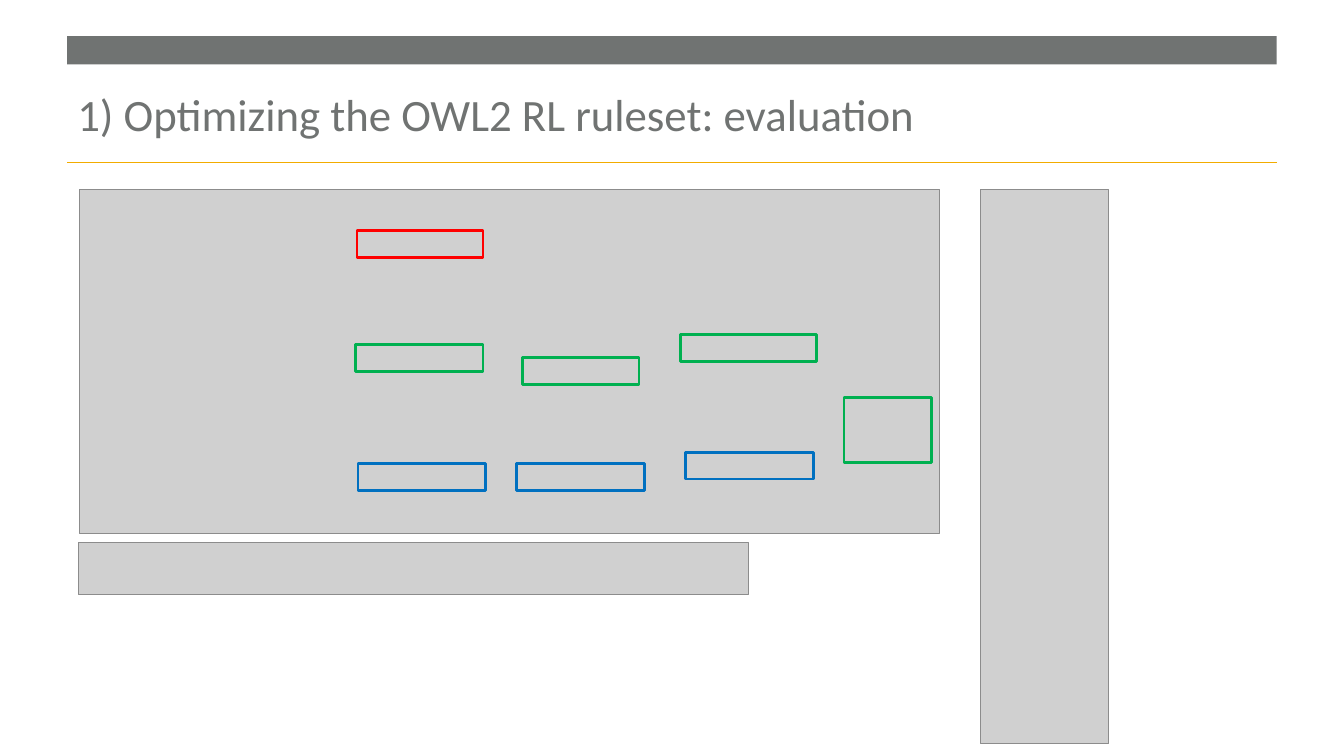
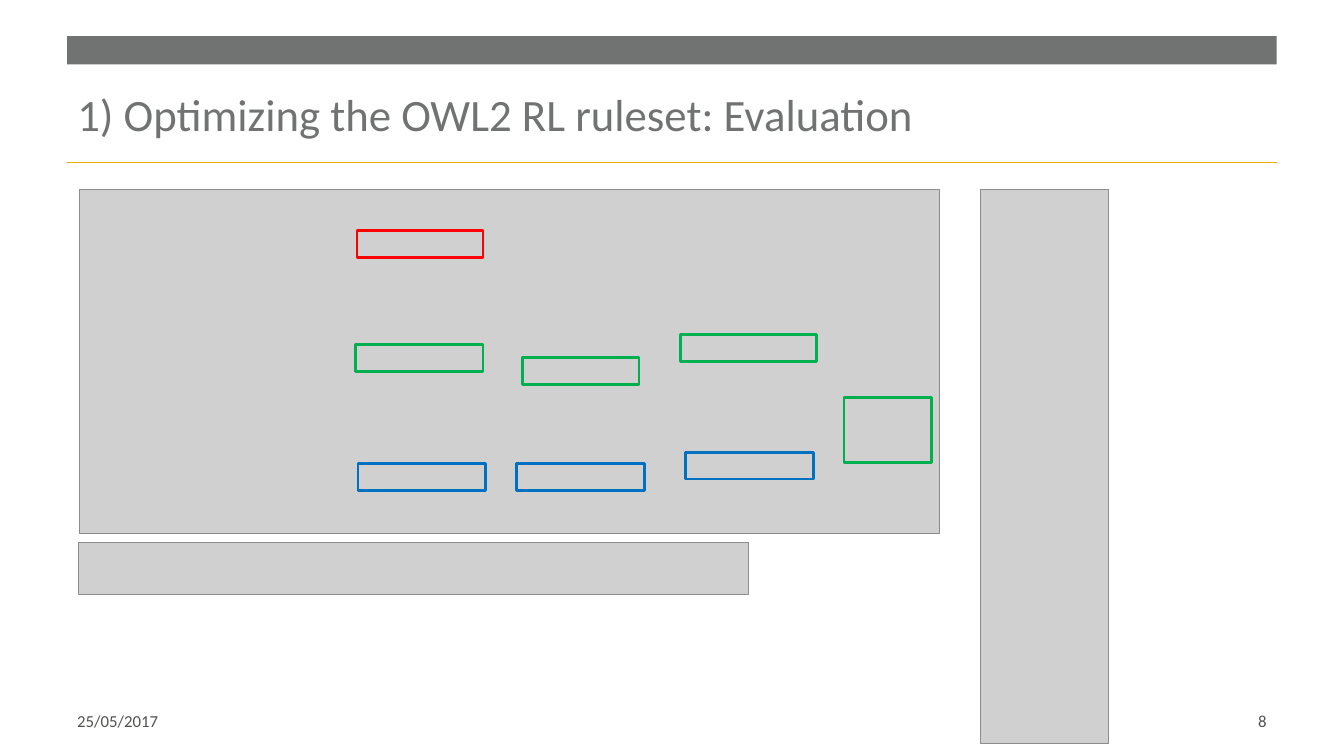
Before and after one commit to RuleML/ruleml-website, a slide deck: slide 8 of talks/WilliamVanWoensel-BottomUpOWL2RL-RuleMLWebinar-2017-05-26.pptx. Drawn at 1344x756 pixels with LibreOffice and Linux fonts; fonts in the diff are those of the drawing; grey boxes stand for pictures; background and template pictures are left out. Boxes give left, top, right and bottom in pixels: in the first picture for what was removed or moved away, otherwise in the second. Text is boxed around its words. In the diff, an @@ line names an element or a change of style, - is before the commit and + after.

```diff
--- a/talks/WilliamVanWoensel-BottomUpOWL2RL-RuleMLWebinar-2017-05-26.pptx
+++ b/talks/WilliamVanWoensel-BottomUpOWL2RL-RuleMLWebinar-2017-05-26.pptx
@@ title at (x1=77, y1=98, x2=913, y2=139): text changed @@
-1) Optimizing the OWL2 RL ruleset: evaluation
+1) Optimizing the OWL2 RL ruleset: Evaluation
@@ text added at (x1=77, y1=715, x2=158, y2=728), 12 pt, text #52514F @@
+25/05/2017
@@ page number added at (x1=1258, y1=715, x2=1266, y2=727), 12 pt, text #52514F @@
+8
```
Also in this commit, not shown: 16 other slides changed, 4 slides added, 1 other file.
